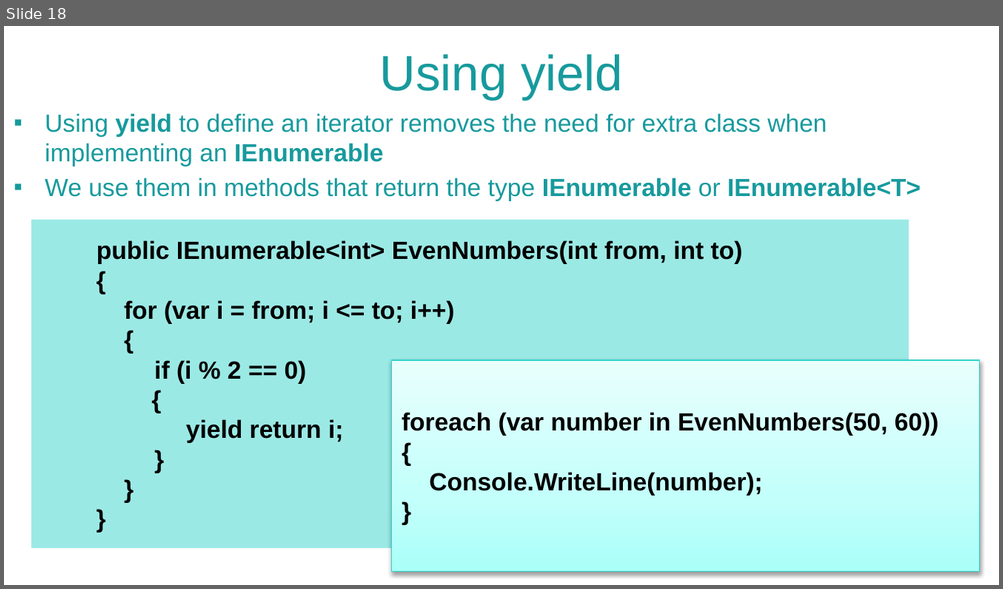
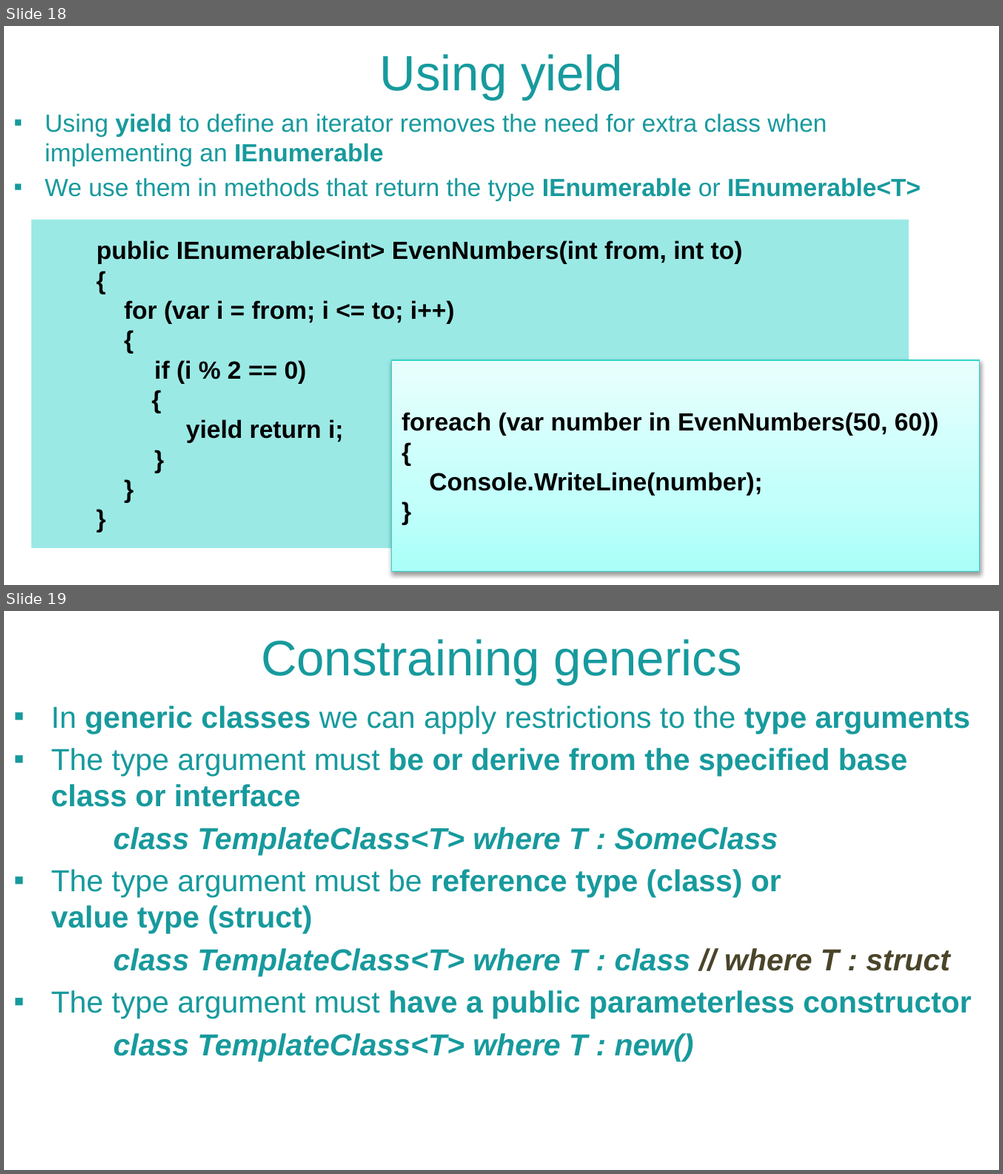
Before and after one commit to NaskoIT/CSharp-In-Depth, a slide deck: C# Tips and Tricks.pptx. Shown one above the other, each under a label of ours: slide 18 before the commit, slides 18 and 19 after it. The pictures are 1003x589 and 1003x1174 pixels, drawn with LibreOffice and Linux fonts; fonts in the diff are those of the drawing; background and template pictures are left out. Boxes give left, top, right and bottom in pixels: in the first picture for what was removed or moved away, otherwise in the second. Text is boxed around its words. In the diff, an @@ line names an element or a change of style, - is before the commit and + after.

Commit message:
Constraining gener Yield ptoject in other folder

```diff
--- a/C# Tips and Tricks.pptx
+++ b/C# Tips and Tricks.pptx
@@ slide 19 added at [4,611,999,1170], background picture (left out) @@
@@ text added at [261,639,742,685], 36 pt, text #179A9D @@
+Constraining generics
@@ text added at [51,706,971,1062], 22 pt, text #179A9D, bold @@
+▪ In generic classes we can apply restrictions to the type arguments
+▪ The type argument must be or derive from the specified base class or interface
+class TemplateClass<T> where T : SomeClass
+▪ The type argument must be reference type (class) or value type (struct)
+class TemplateClass<T> where T : class // where T : struct
+▪ The type argument must have a public parameterless constructor
+class TemplateClass<T> where T : new()
```
Also in this commit, not shown: 15 other files.
